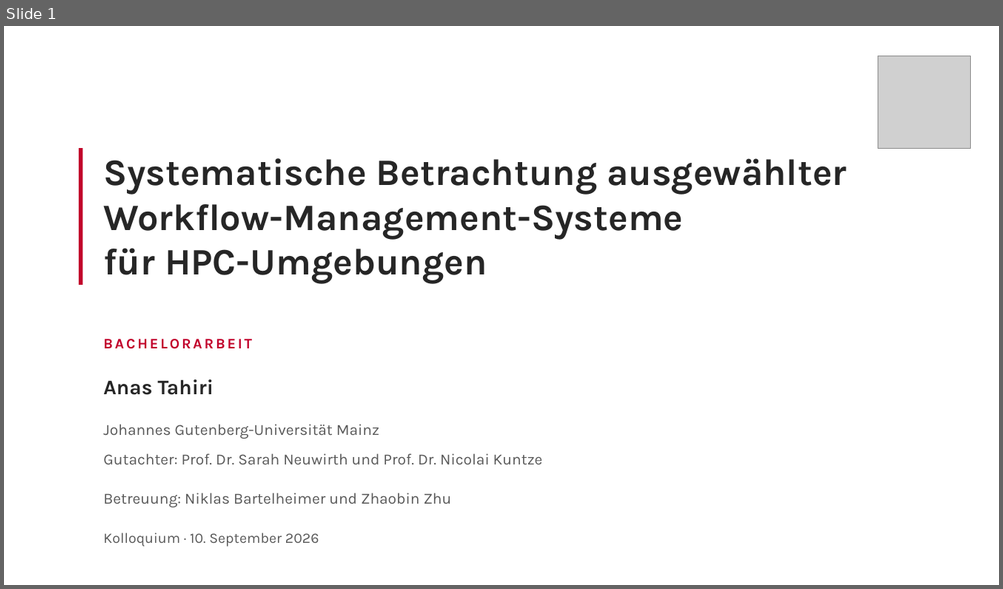
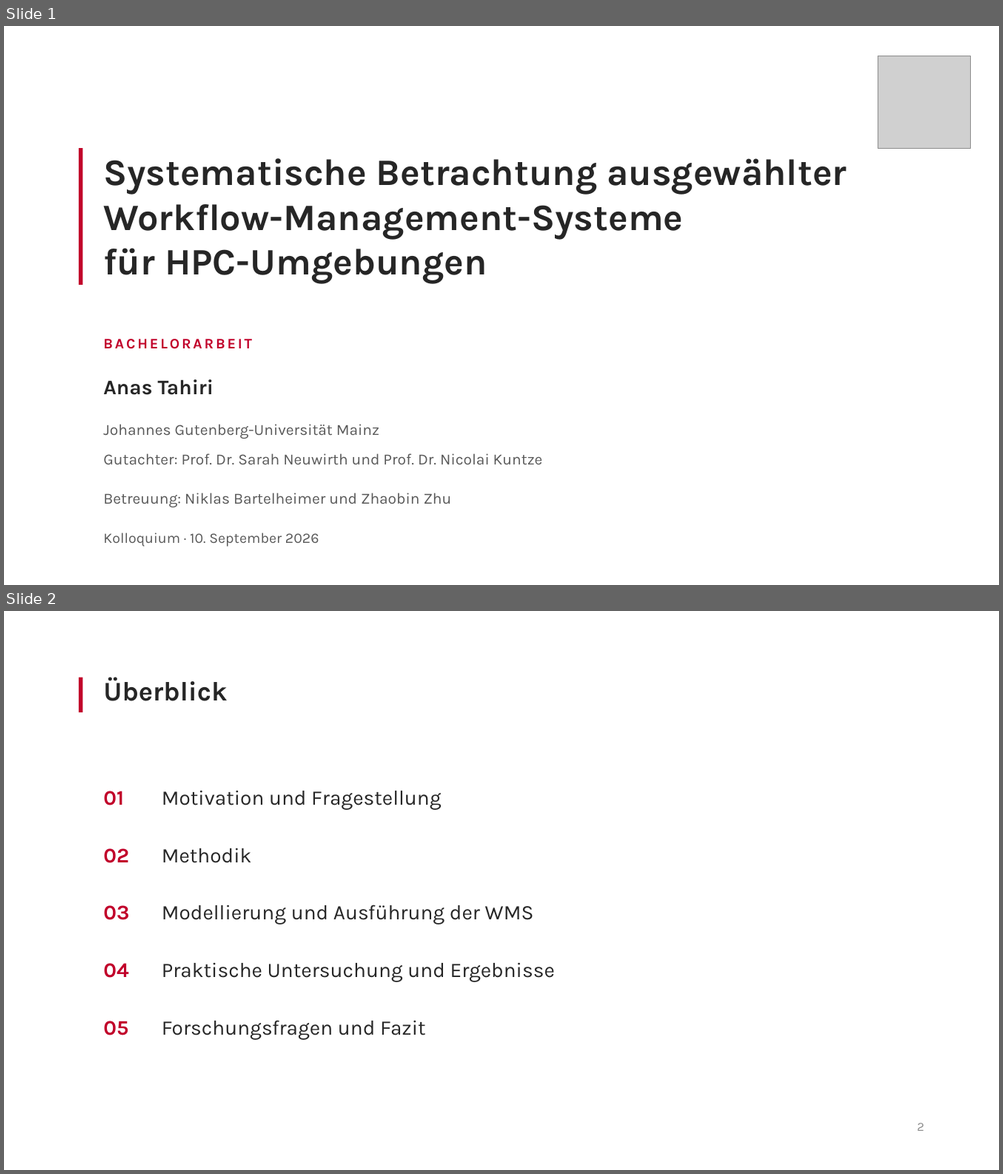
Before and after one commit to antahiri/bachelorarbeit-wms, a slide deck: Präsentation-Kolloqium.pptx. Shown one above the other, each under a label of ours: slide 1 before the commit, slides 1 and 2 after it. The pictures are 1003x589 and 1003x1174 pixels, drawn with LibreOffice and Linux fonts; fonts in the diff are those of the drawing; grey boxes stand for pictures. Boxes give left, top, right and bottom in pixels: in the first picture for what was removed or moved away, otherwise in the second. Text is boxed around its words. In the diff, an @@ line names an element or a change of style, - is before the commit and + after.

```diff
--- a/Präsentation-Kolloqium.pptx
+++ b/Präsentation-Kolloqium.pptx
@@ slide 2 added at (4, 611, 999, 1170), background #FFFFFF @@
@@ title added at (103, 677, 227, 701), 26 pt, text #262626, bold @@
+Überblick
@@ rectangle added at (79, 678, 83, 712), fill #C1002A @@
@@ text added at (103, 790, 555, 1040), 20 pt, text #262626 @@
+01 Motivation und Fragestellung
+02 Methodik
+03 Modellierung und Ausführung der WMS
+04 Praktische Untersuchung und Ergebnisse
+05 Forschungsfragen und Fazit
@@ text added at (916, 1123, 924, 1131), 12 pt, text #8C8C8C @@
+2
```
Also in this commit, not shown: 1 slide changed, 5 other slides added.
